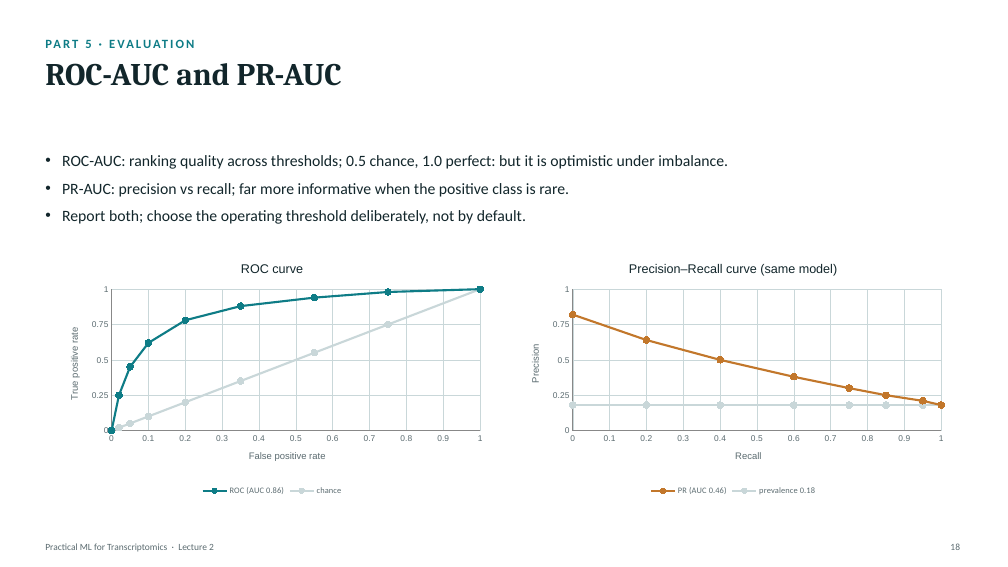
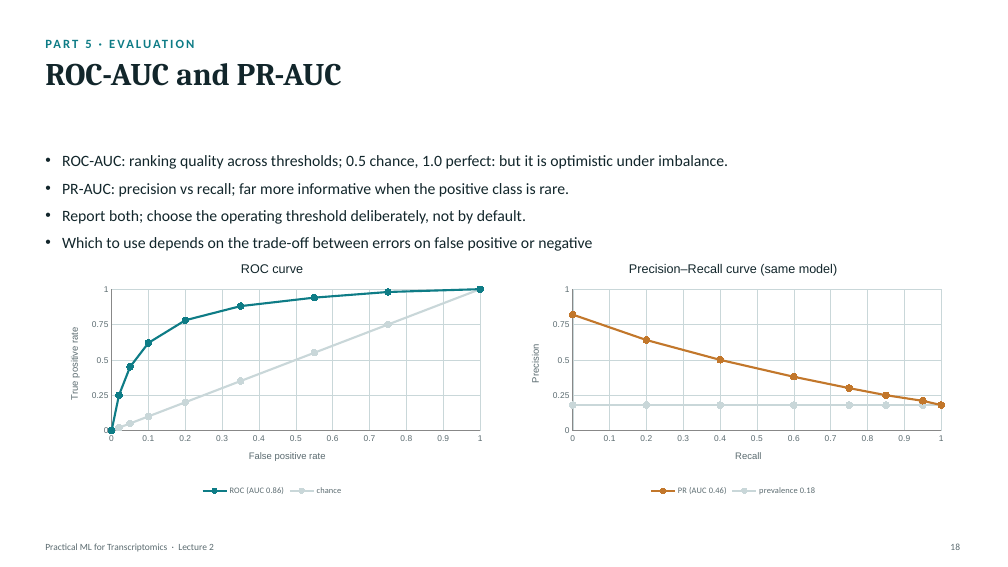
Before and after one commit to zhanyinx/ml26, a slide deck: slide 18 of lessons/lesson02_baseline_model/theory/slides/Lecture2 - Building the First Predictive Model.pptx. Drawn at 1008x567 pixels with LibreOffice and Linux fonts; fonts in the diff are those of the drawing. Boxes give left, top, right and bottom in pixels: in the first picture for what was removed or moved away, otherwise in the second. Text is boxed around its words. In the diff, an @@ line names an element or a change of style, - is before the commit and + after.

```diff
--- a/lessons/lesson02_baseline_model/theory/slides/Lecture2 - Building the First Predictive Model.pptx
+++ b/lessons/lesson02_baseline_model/theory/slides/Lecture2 - Building the First Predictive Model.pptx
@@ text at (62,237,592,251): paragraph added @@
+• Which to use depends on the trade-off between errors on false positive or negative
```
Also in this commit, not shown: 10 other slides changed.
